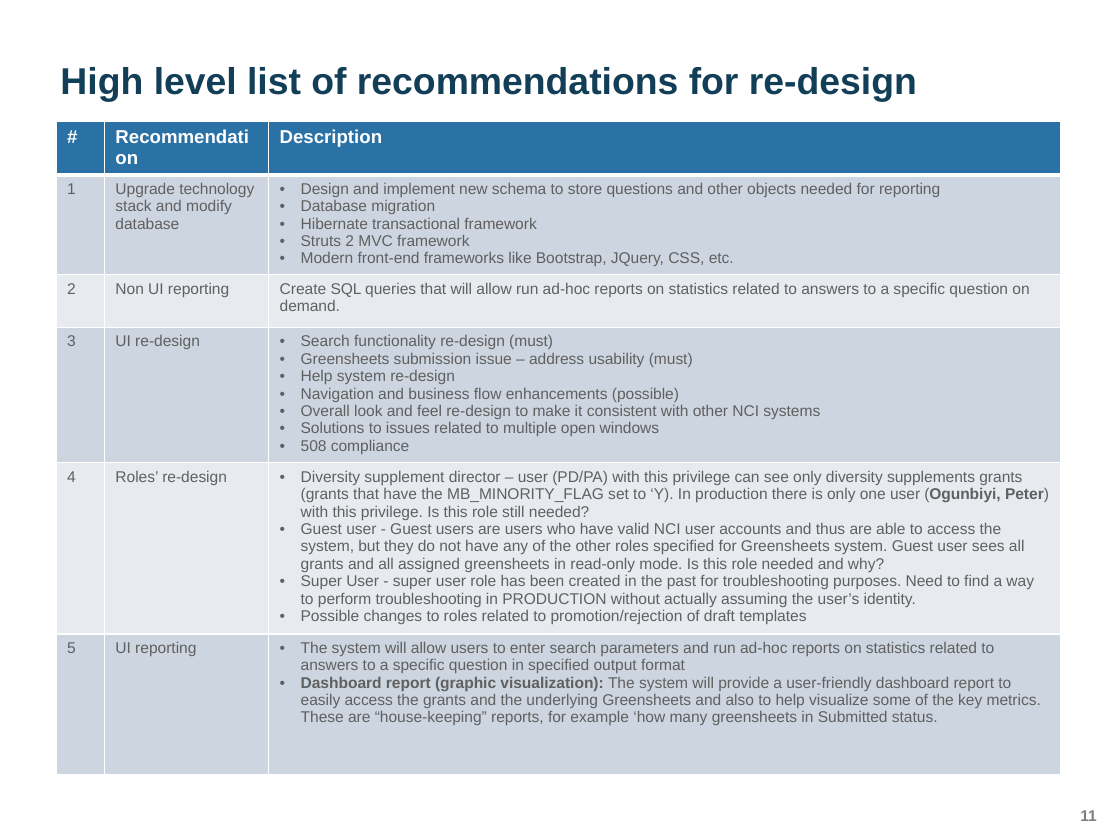
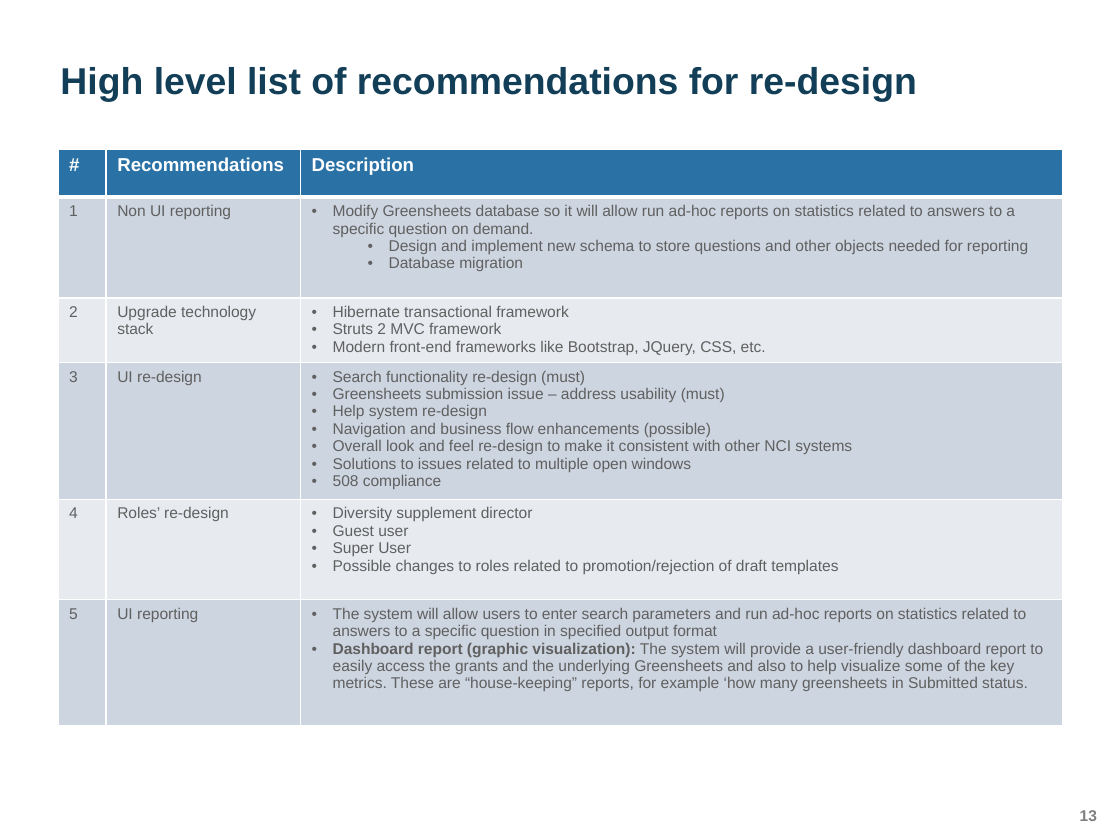
Before and after one commit to yaoh4/greensheets_classic, a slide deck: slide 13 of Requirements/Presentations/GreenSheets OGA presentation_version 1.pptx (slide 11 before the commit). Drawn at 1120x840 pixels with LibreOffice and Linux fonts; fonts in the diff are those of the drawing; background and template pictures are left out. Boxes give left, top, right and bottom in pixels: in the first picture for what was removed or moved away, otherwise in the second. Text is boxed around its words. In the diff, an @@ line names an element or a change of style, - is before the commit and + after.

```diff
--- a/Requirements/Presentations/GreenSheets OGA presentation_version 1.pptx
+++ b/Requirements/Presentations/GreenSheets OGA presentation_version 1.pptx
@@ table at [58,149,1063,737] @@
-row 1, column 2: Recommendation
+row 1, column 2: Recommendations
-row 2, column 2: Upgrade technology stack and modify database
+row 2, column 2: Non UI reporting
-row 2, column 3: Design and implement new schema to store questions and other objects needed for reporting / Database migration / Hibernate transactional framework / Struts 2 MVC framework / Modern front-end frameworks like Bootstrap, JQuery, CSS, etc.
+row 2, column 3: Modify Greensheets database so it will allow run ad-hoc reports on statistics related to answers to a specific question on demand. / Design and implement new schema to store questions and other objects needed for reporting / Database migration
-row 3, column 2: Non UI reporting
+row 3, column 2: Upgrade technology stack
-row 3, column 3: Create SQL queries that will allow run ad-hoc reports on statistics related to answers to a specific question on demand.
+row 3, column 3: Hibernate transactional framework / Struts 2 MVC framework / Modern front-end frameworks like Bootstrap, JQuery, CSS, etc.
-row 5, column 3: Diversity supplement director – user (PD/PA) with this privilege can see only diversity supplements grants (grants that have the MB_MINORITY_FLAG set to ‘Y). In production there is only one user (Ogunbiyi, Peter) with this privilege. Is this role still needed? / Guest user - Guest users are users who have valid NCI user accounts and thus are able to access the system, but they do not have any of the other roles specified for Greensheets system. Guest user sees all grants and all assigned greensheets in read-only mode. Is this role needed and why? / Super User - super user role has been created in the past for troubleshooting purposes. Need to find a way to perform troubleshooting in PRODUCTION without actually assuming the user’s identity. / Possible changes to roles related to promotion/rejection of draft templates
+row 5, column 3: Diversity supplement director / Guest user / Super User / Possible changes to roles related to promotion/rejection of draft templates
@@ table: place and size @@
-table at [56,121,1061,796]
+table at [58,149,1063,737]
@@ page number at [1080,810,1097,821]: text changed @@
-11
+13
```
Also in this commit, not shown: 1 other slide changed, 2 slides added, 1 slide removed.
